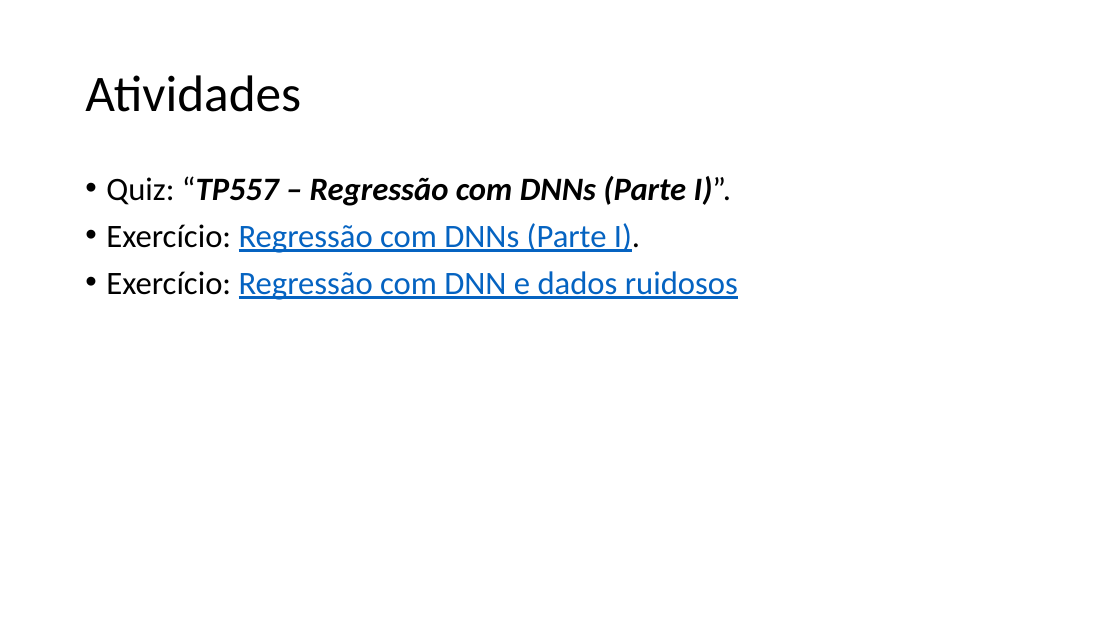
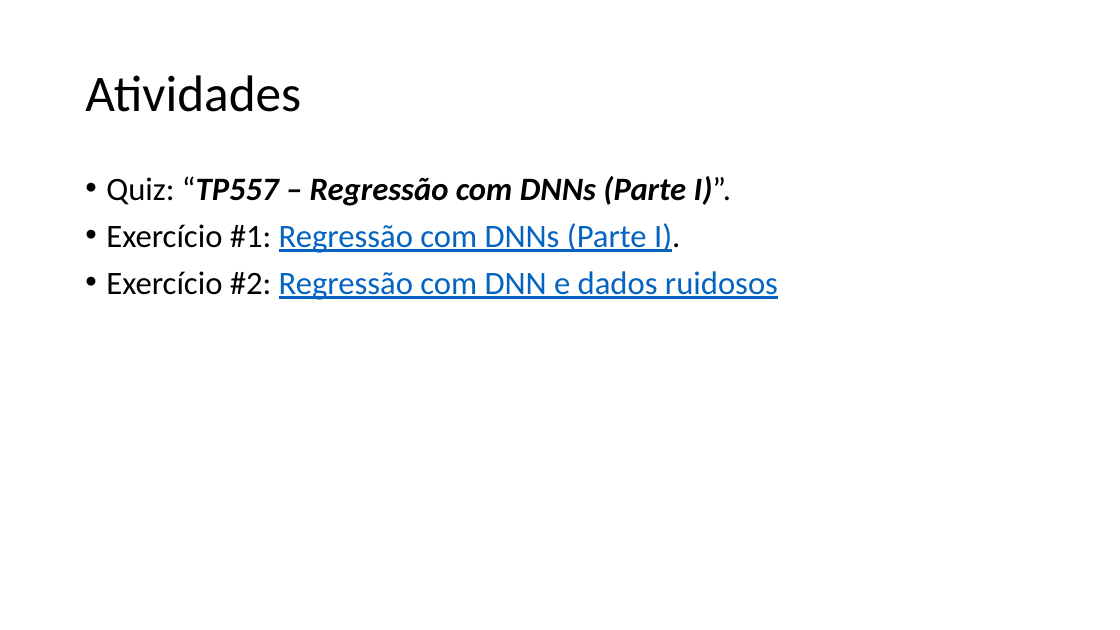
Before and after one commit to zz4fap/tp557-iot-ml, a slide deck: slide 30 of slides/TP557_7_Regressão_com_DNNs_parte_I.pptx. Drawn at 1120x630 pixels with LibreOffice and Linux fonts; fonts in the diff are those of the drawing. Boxes give left, top, right and bottom in pixels: in the first picture for what was removed or moved away, otherwise in the second. Text is boxed around its words. In the diff, an @@ line names an element or a change of style, - is before the commit and + after.

Commit message:
update of slides

```diff
--- a/slides/TP557_7_Regressão_com_DNNs_parte_I.pptx
+++ b/slides/TP557_7_Regressão_com_DNNs_parte_I.pptx
@@ text at (106, 223, 778, 300): text changed @@
-• Exercício: Regressão com DNNs (Parte I).
-• Exercício: Regressão com DNN e dados ruidosos
+• Exercício #1: Regressão com DNNs (Parte I).
+• Exercício #2: Regressão com DNN e dados ruidosos
```
Also in this commit, not shown: 4 other files.
